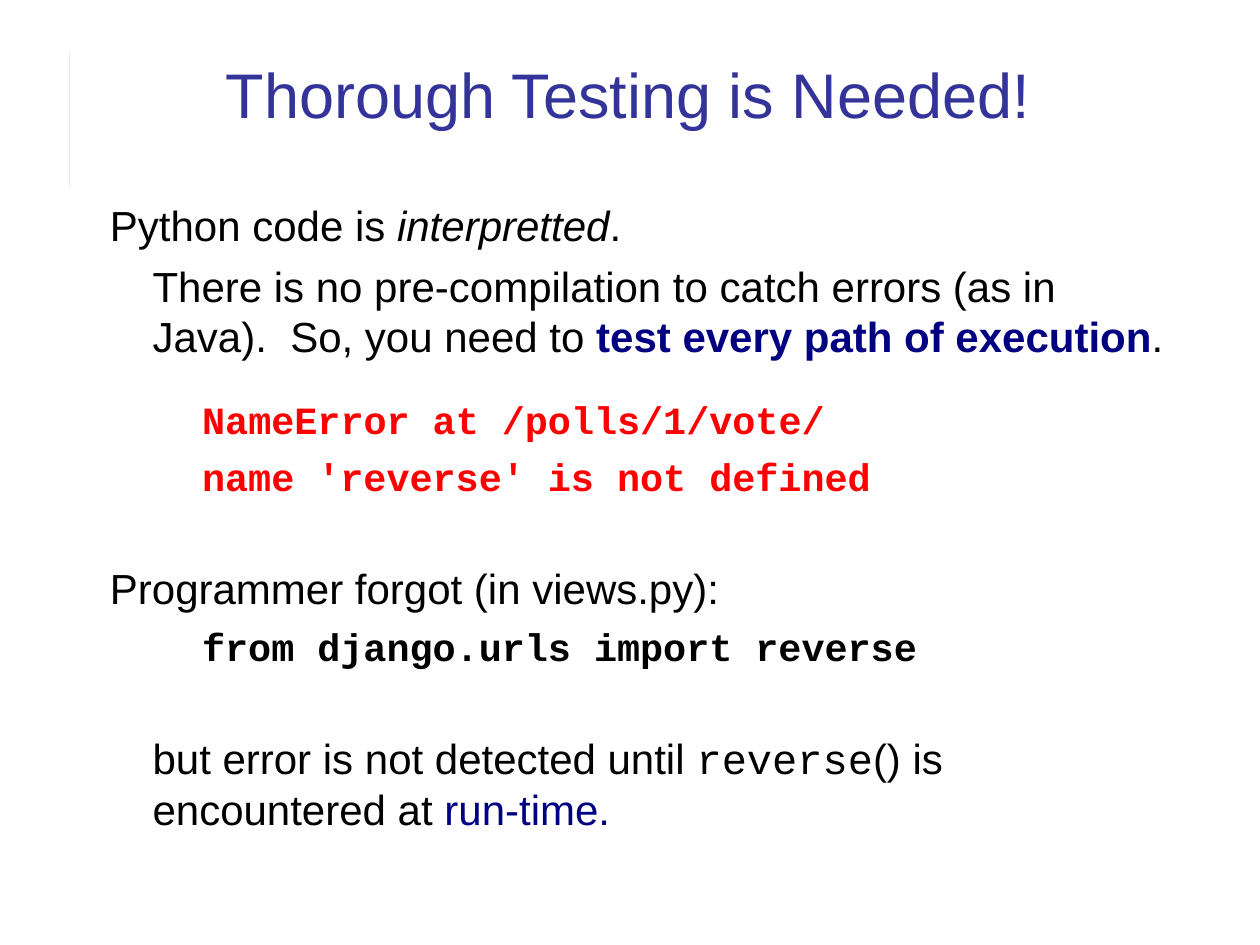
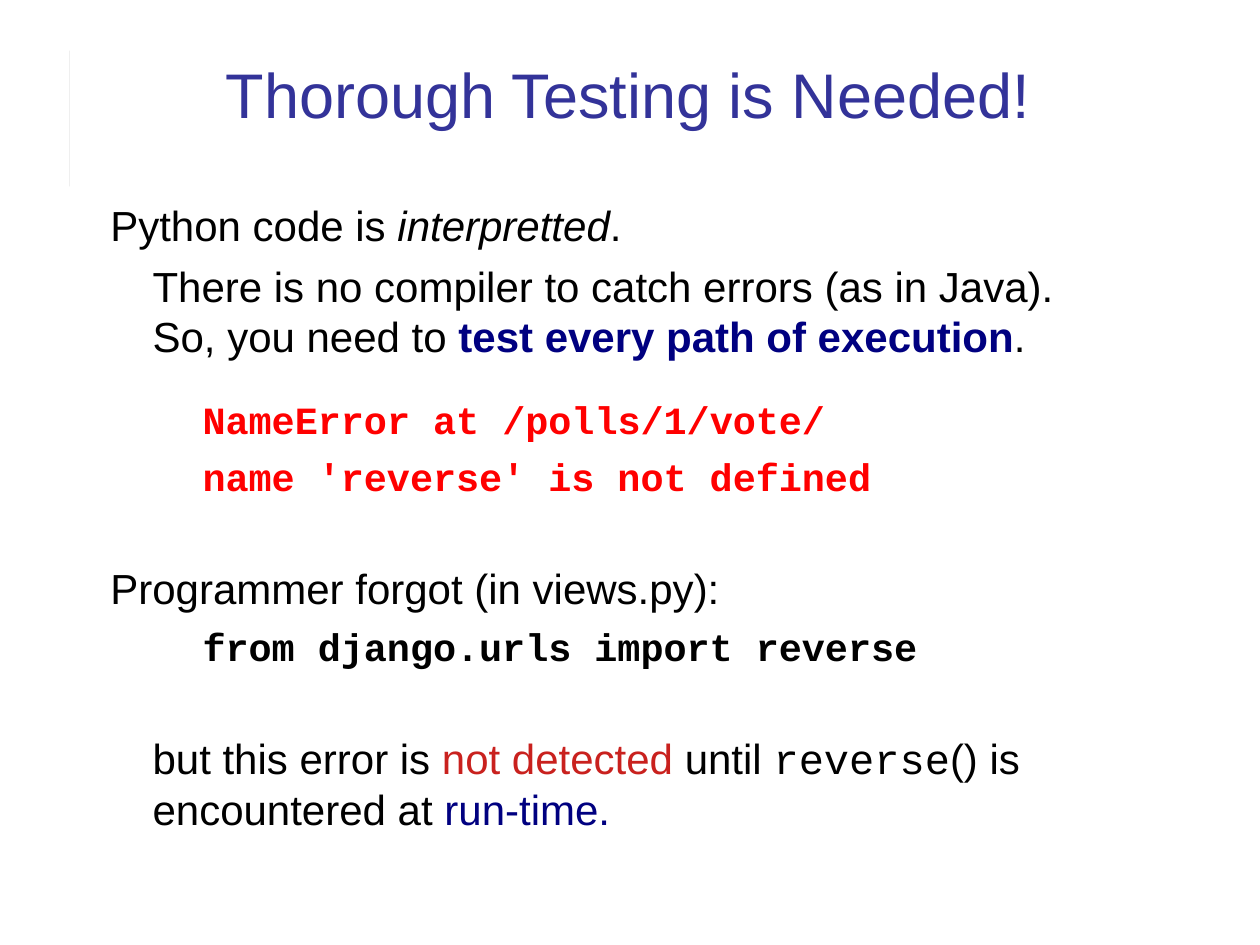
Before and after one commit to cpske/ISP, a slide deck: slide 19 of django/Django-review-1.ppt (slide 21 before the commit). Drawn at 1260x945 pixels with LibreOffice and Linux fonts; fonts in the diff are those of the drawing. Boxes give left, top, right and bottom in pixels: in the first picture for what was removed or moved away, otherwise in the second. Text is boxed around its words. In the diff, an @@ line names an element or a change of style, - is before the commit and + after.

```diff
--- a/django/Django-review-1.ppt
+++ b/django/Django-review-1.ppt
@@ text at (x1=153, y1=271, x2=1053, y2=361): text changed @@
-There is no pre-compilation to catch errors (as in Java). So, you need to test every path of execution.
+There is no compiler to catch errors (as in Java).
+So, you need to test every path of execution.
@@ text at (x1=153, y1=743, x2=1020, y2=826): text changed @@
-but error is not detected until reverse() is encountered at run-time.
+but this error is not detected until reverse() is encountered at run-time.
```
Also in this commit, not shown: 15 other slides changed, 2 slides added, 4 slides removed, 2 other files.
